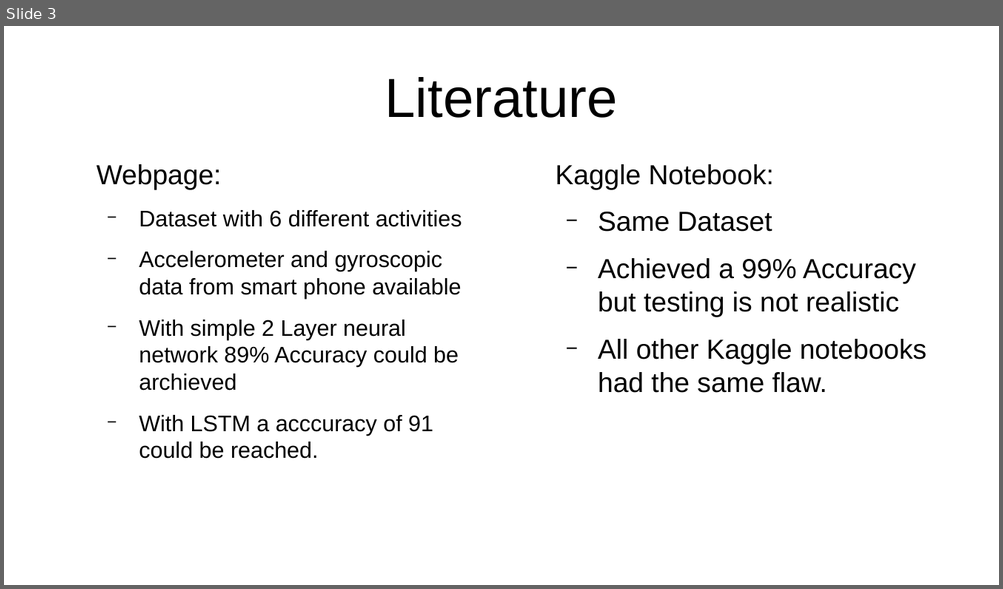
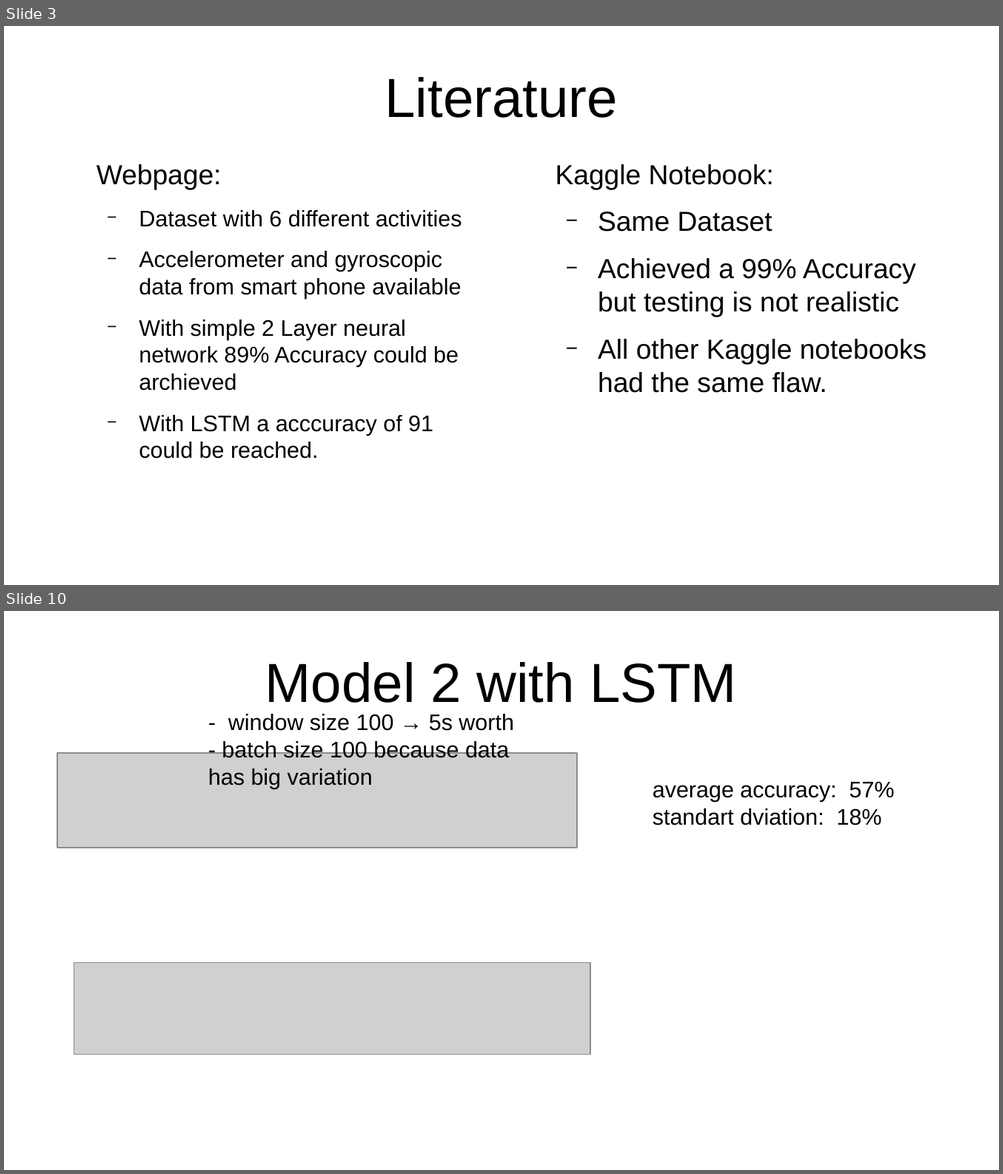
Before and after one commit to Tomson909/PhysicalActivity, a slide deck: 4_Presentation/PresentationProject.odp. Shown one above the other, each under a label of ours: slide 3 before the commit, slides 3 and 10 after it; the slides between them are not shown. The pictures are 1003x589 and 1003x1174 pixels, drawn with LibreOffice and Linux fonts; fonts in the diff are those of the drawing; grey boxes stand for pictures. Boxes give left, top, right and bottom in pixels: in the first picture for what was removed or moved away, otherwise in the second. Text is boxed around its words. In the diff, an @@ line names an element or a change of style, - is before the commit and + after.

```diff
--- a/4_Presentation/PresentationProject.odp
+++ b/4_Presentation/PresentationProject.odp
@@ slide 10 added at [4,611,999,1170], background #FFFFFF @@
@@ title added at [265,662,737,703], 44 pt, text #000000 @@
+Model 2 with LSTM
@@ text added at [208,714,513,789], 18 pt, text #000000 @@
+- window size 100 → 5s worth
+- batch size 100 because data has big variation
@@ picture added at [57,752,577,848] @@
@@ text added at [652,782,894,826], 18 pt, text #000000 @@
+average accuracy: 57%
+standart dviation: 18%
@@ picture added at [74,963,591,1055] @@
```
Also in this commit, not shown: 2 slides changed, 11 other slides added, 2 slides removed, 5 other files.
